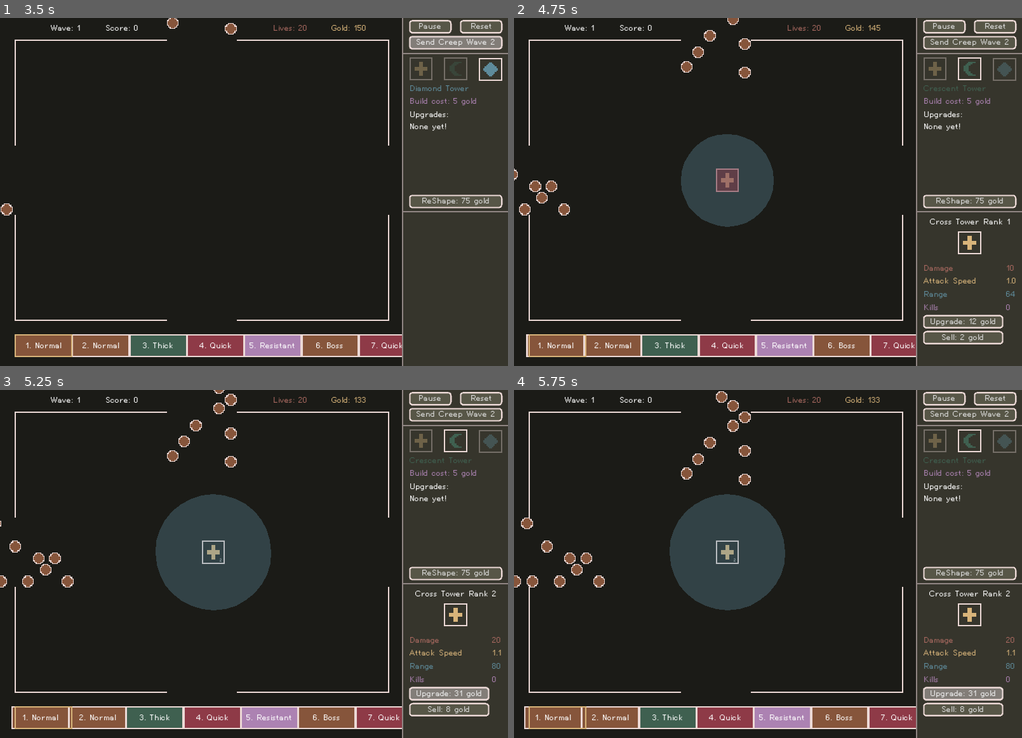
Above: before the commit, frames 1-4 (two rows, left to right).
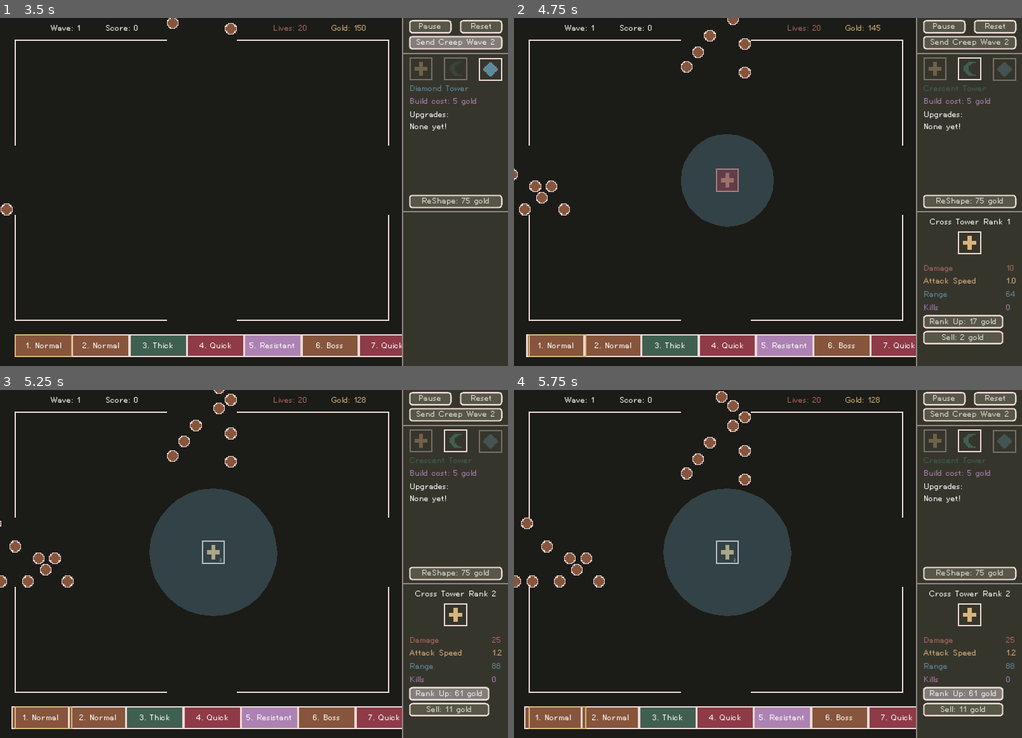
Above: after the commit, the same moments.

Repository: nolenroyalty/ReShape-TD
Game: Godot game, scene res://Main.tscn
The game is run twice, just before and just after one commit, with the same random seed, the same clock (stepped at 60 frames per second) and the same inputs.
Inputs (mouse positions are in pixels of both pictures, inside the frame that each line leads up to):
- Up to frame 1 (3.5 s): click (457, 70) at 0.5 s; click (421, 70) at 1.25 s; click (492, 70) at 2 s; click "Start" at 2.75 s
- Up to frame 2 (4.75 s): click (519, 209) at 3.52 s; move the mouse to (717, 181) at 4.27 s; hold U (upgrade_tower) from 4.28 s (still down); tap 1 (select_tower_1) at 4.35 s; click (717, 181) at 4.42 s; tap 2 (select_tower_2) at 4.55 s
- Up to frame 3 (5.25 s): release U (upgrade_tower) at 5 s; click "Upgrade: 12 gold" (after the commit: "Rank Up: 17 gold") at 5 s
- Up to frame 4 (5.75 s): no input

Frame 1 is identical in both runs. In frame 2, 0.1% of the frame differs, in the area x 81-95%, y 86-89%; in frame 3, 1.5%, in the area x 29-99%, y 2-94%; in frame 4, 1.5%.

Commit message:
formula tweaking, bug squashing

Diff:
--- a/Main.gd
+++ b/Main.gd
@@ -125,8 +125,7 @@
 		S.IN_MENU: pass
 
 func handle_wave_started(number, kind, is_boss):
-	var level = (number / 5) + 1
-	battlefield.spawn_wave(kind, level, is_boss)
+	battlefield.spawn_wave(kind, number + 1, is_boss)
 	number += 1
 	$WaveAndScore/Wave.text = "Wave: %d" % [number]
 	sidebar.update_for_sent_wave(number, final_wave_sent)
--- a/battlefield/Battlefield.gd
+++ b/battlefield/Battlefield.gd
@@ -101,6 +101,10 @@
 
 	var tower_points = relevant_points_for_tower(current_build_location)
 	for pos in tower_points:
+		if not grid.has_point(pos):
+			print("Not allowing tower build because it's off the grid - maybe the user alt-tabbed?")
+			return false
+
 		if grid.is_disabled(pos):
 			print("Not allowing tower build because it overlaps with a tower")
 			return false
--- a/battlefield/PathingGrid.gd
+++ b/battlefield/PathingGrid.gd
@@ -41,6 +41,9 @@
 
 func is_disabled(point):
 	return astar.is_point_disabled(_id_of_point(point))
+
+func has_point(point):
+	return astar.has_point(_id_of_point(point))
 
 func disable_points(points):
 	print("Disabling points: %s" % [points])
--- a/creeps/CreepGeneric.gd
+++ b/creeps/CreepGeneric.gd
@@ -35,13 +35,11 @@
 var health = 0
 var rng
 
-# Maybe we want gold to scale with level? Not sure.
 func gold_value():
-	if is_boss: return 50
-	else: return 10
-	# var base = 10
-	# if is_boss: base = 50
-	# return base * LEVEL
+	var base = 2
+	if is_boss: base = 10
+	var mult = 1.0 + (0.2 * level)
+	return base * mult
 
 func get_texture():
 	return spriteButton.texture_normal
@@ -221,7 +219,7 @@
 		# handle_collides(planned_move, remaining_velocity)
 
 func score_amount():
-	if is_boss: return 50
+	if is_boss: return 80
 	else: return 10
 
 func fade_and_free(time):
@@ -292,12 +290,26 @@
 			update_current_path()
 			state = S.MOVING
 
+func compute_health():
+	var mult_total = 1.0
+	var mult_incr = 0.2
+	var i = 1
+	var lvl = level
+
+	while lvl > 0:
+		i = i % 5
+		if i == 0: mult_incr += 0.1
+		mult_total += mult_incr
+		lvl -= 1
+
+	var base = BASE_HEALTH
+	if is_boss: base *= 10
+	return base * mult_total
+
 func init(level_, dest):
 	self.level = level_
 	destination = dest
-	health = BASE_HEALTH * level
-	if is_boss:
-		health *= 10
+	health = compute_health()
 
 func selected():
 	emit_signal("selected")
--- a/globals/Constants.gd
+++ b/globals/Constants.gd
@@ -5,7 +5,8 @@
 var shapes = [ SHAPE.CROSS, SHAPE.CRESCENT, SHAPE.DIAMOND ]
 
 const BASE_TOWER_COST = 5
-const UPGRADE_COST_MULT = 2.5
+const RANK_UP_COST_MULT = 3.5
+const MAX_LEVEL = 5
 
 func shape_name(shape):
 	match shape:
--- a/towers/Tower.gd
+++ b/towers/Tower.gd
@@ -119,14 +119,14 @@
 func _physics_process(_delta):
 	try_to_shoot()
 
-func upgrade_cost():
-	return Upgrades.upgrade_cost(my_shape, my_stats)
+func rank_up_cost():
+	return Upgrades.rank_up_cost(my_shape, my_stats)
 
 func sell_value():
 	return int(gold_spent / 2.0)
 
 func level_up():
-	gold_spent += upgrade_cost()
+	gold_spent += rank_up_cost()
 	my_stats.level_up()
 	$Level.text = "%s" % [my_stats.LEVEL]
 	$Level.visible = true
--- a/towers/Upgrades.gd
+++ b/towers/Upgrades.gd
@@ -80,14 +80,6 @@
 	stats.DAMAGE_MULT *= 1.20
 	return stats
 
-func excludes(t):
-	match t:
-		T.LESSER_MULTIPROJ: return [ T.GREATER_MULTIPROJ ]
-		T.GREATER_MULTIPROJ: return [ T.LESSER_MULTIPROJ ]
-		T.PIERCES: return [ T.CHAINS ]
-		T.CHAINS: return [ T.PIERCES ]
-		_: return []
-
 func title(t):
 	match t:
 		T.CHILLS: return "Chilling"
@@ -109,6 +101,7 @@
 class Requirements extends Node:
 	var all_of = {}
 	var any_of = []
+	var none_of = []
 	var length = 0
 
 	func matches(upgrades):
@@ -117,6 +110,10 @@
 
 		for t in all_of:
 			if not (t in upgrades):
+				return false
+
+		for t in none_of:
+			if t in upgrades:
 				return false
 
 		if len(any_of) == 0:
@@ -136,12 +133,16 @@
 			pass
 		T.PIERCES:
 			r.length = 1
+			r.none_of = [ T.CHAINS ]
 		T.CHAINS:
-			pass
+			r.length = 0
+			r.none_of = [T.PIERCES]
 		T.LESSER_MULTIPROJ:
-			pass
+			r.length = 0
+			r.none_of = [ T.GREATER_MULTIPROJ ]
 		T.GREATER_MULTIPROJ:
 			r.length = 1
+			r.none_of = [ T.LESSER_MULTIPROJ ]
 		T.STUNNING:
 			r.length = 2
 		T.BONUS_GOLD:
@@ -158,10 +159,11 @@
 			r.any_of = [T.PIERCES, T.CHAINS, T.LESSER_MULTIPROJ, T.GREATER_MULTIPROJ]
 			r.length = 1
 		T.GENEROUS:
-			r.any_of = [ T.CHILLS, T.LESSER_MULTIPROJ, T.GREATER_MULTIPROJ ]
-			r.length = 1
+			r.length = 1
+			r.none_of = [T.POWERFUL]
 		T.POWERFUL:
-			r.length = 3
+			r.length = 2
+			r.none_of = [T.GENEROUS]
 
 	return r
 
@@ -193,12 +195,12 @@
 
 	func level_up():
 		LEVEL += 1
-		RANGE_RADIUS += 16
-		ATTACK_SPEED -= 0.1 * ATTACK_SPEED
-		DAMAGE *= 2
-
-	func upgrade_mult():
-		return pow(C.UPGRADE_COST_MULT, LEVEL)
+		RANGE_RADIUS += 24
+		ATTACK_SPEED -= 0.15 * ATTACK_SPEED
+		DAMAGE *= 2.5
+
+	func rank_up_mult():
+		return pow(C.RANK_UP_COST_MULT, LEVEL)
 
 	func attacks_per_second():
 		return 1.0 / ATTACK_SPEED
@@ -213,22 +215,16 @@
 	return state[shape].upgrades
 
 func possible_upgrades(shape):
-	# Add exclusions
 	var possible = []
-	var excluded = {}
 	var used = {}
 	var active = active_upgrades(shape)
-
-	for t in active:
-		for exclude in excludes(t):
-			excluded[exclude] = true
 
 	for s in shapes:
 		for t in active_upgrades(s):
 			used[t] = true
 
 	for t in all_upgrades():
-		if not (t in used) and not (t in excluded):
+		if not (t in used):
 			var req = requires(t)
 			if req.matches(active):
 				possible.append(t)
@@ -241,9 +237,9 @@
 func reshape_cost(shape):
 	return int(state[shape].reshape_cost())
 
-func upgrade_cost(shape, stats):
+func rank_up_cost(shape, stats):
 	var base = tower_cost(shape)
-	var mult = stats.upgrade_mult()
+	var mult = stats.rank_up_mult()
 	return int(base * mult)
 
 func upgrade(shape, t):
--- a/ui/IndividualTowerViewer.gd
+++ b/ui/IndividualTowerViewer.gd
@@ -19,8 +19,8 @@
 	tower = tower_
 
 func set_level_up_status():
-	var upgrade_cost = tower.upgrade_cost()
-	rank_up.disabled = not State.can_buy(upgrade_cost)
+	var rank_up_cost = tower.rank_up_cost()
+	rank_up.disabled = not State.can_buy(rank_up_cost)
 
 func set_sprite():
 	var shape = tower.my_shape
@@ -34,7 +34,7 @@
 
 	title.text = "%s Tower Rank %d" % [name, stats.LEVEL]
 
-	rank_up.text = "Upgrade: %s gold" % tower.upgrade_cost()
+	rank_up.text = "Rank Up: %s gold" % tower.rank_up_cost()
 	sell.text = "Sell: %s gold" % tower.sell_value()
 
 	damage.text = "%d" % int(stats.DAMAGE * Upgrades.damage_mult(tower.my_shape))
@@ -46,7 +46,7 @@
 	set_level_up_status()
 
 func on_level_up_button_pressed():
-	var cost = tower.upgrade_cost()
+	var cost = tower.rank_up_cost()
 	if State.try_to_buy(cost):
 		tower.level_up()
 
--- a/ui/ReshapeUpgrade3Choice.gd
+++ b/ui/ReshapeUpgrade3Choice.gd
@@ -42,7 +42,7 @@
 		chosen.append(possible[choice])
 		possible.remove(choice)
 
-	if len(chosen) < 3:
+	if len(chosen) < 1:
 		# We've run out of choices
 		cancelled(shape)
 		return
--- a/ui/ReshapeUpgradeSelector.gd
+++ b/ui/ReshapeUpgradeSelector.gd
@@ -96,7 +96,7 @@
 	var cost = Upgrades.reshape_cost(current)
 	var remaining = Upgrades.possible_upgrades(current)
 
-	if len(remaining) < 3:
+	if len(remaining) < 1:
 		reshape_button.text = "No upgrades left"
 	else:
 		reshape_button.text = "ReShape: %d gold" % [cost]
